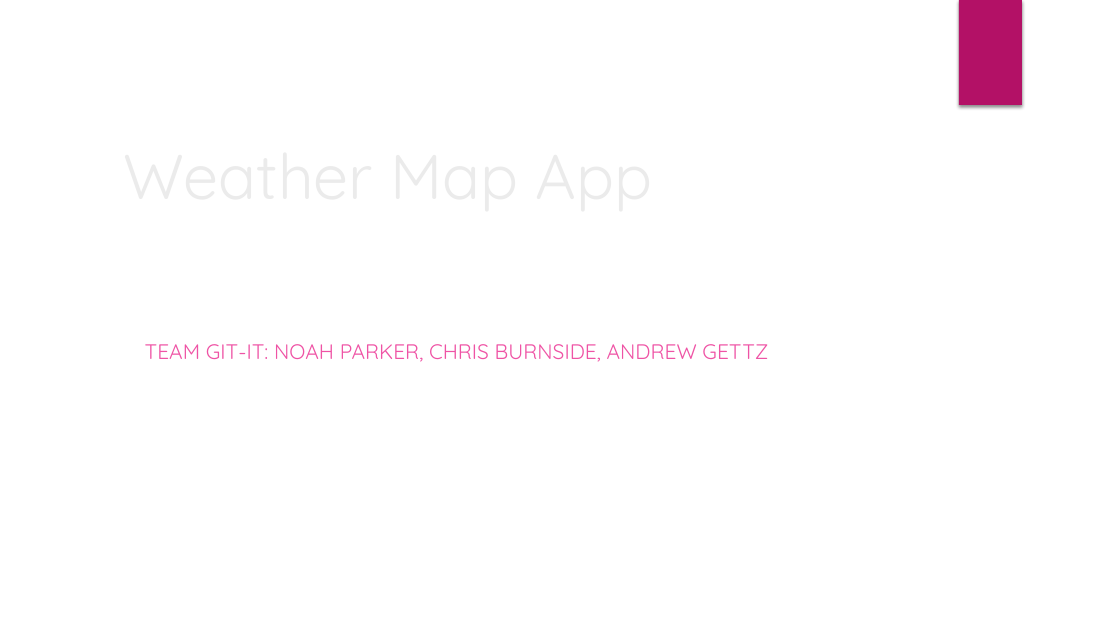
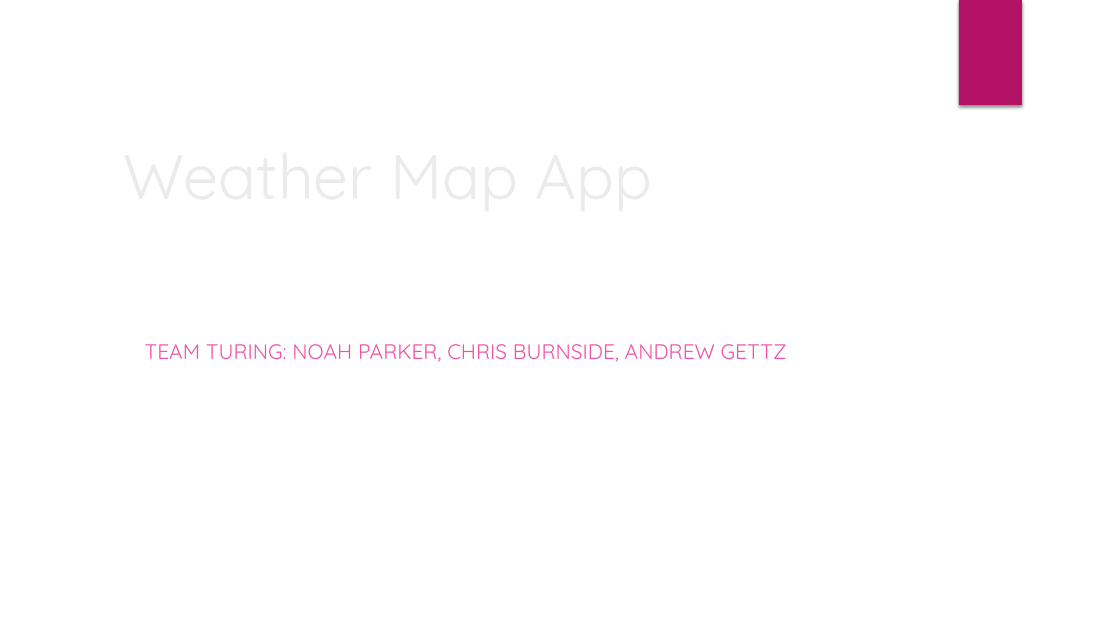
Before and after one commit to NTParker/Project-1, a slide deck: slide 1 of assets/imgs/pitch.pptx. Drawn at 1120x630 pixels with LibreOffice and Linux fonts; fonts in the diff are those of the drawing; background and template pictures are left out. Boxes give left, top, right and bottom in pixels: in the first picture for what was removed or moved away, otherwise in the second. Text is boxed around its words. In the diff, an @@ line names an element or a change of style, - is before the commit and + after.

```diff
--- a/assets/imgs/pitch.pptx
+++ b/assets/imgs/pitch.pptx
@@ subtitle at (145,344,787,362): text changed @@
-TEAM GIT-IT: NOAH PARKER, CHRIS BURNSIDE, ANDREW GETTZ
+TEAM TURING: NOAH PARKER, CHRIS BURNSIDE, ANDREW GETTZ
```
Also in this commit, not shown: 2 other slides changed, 3 slides added, 3 other files.
